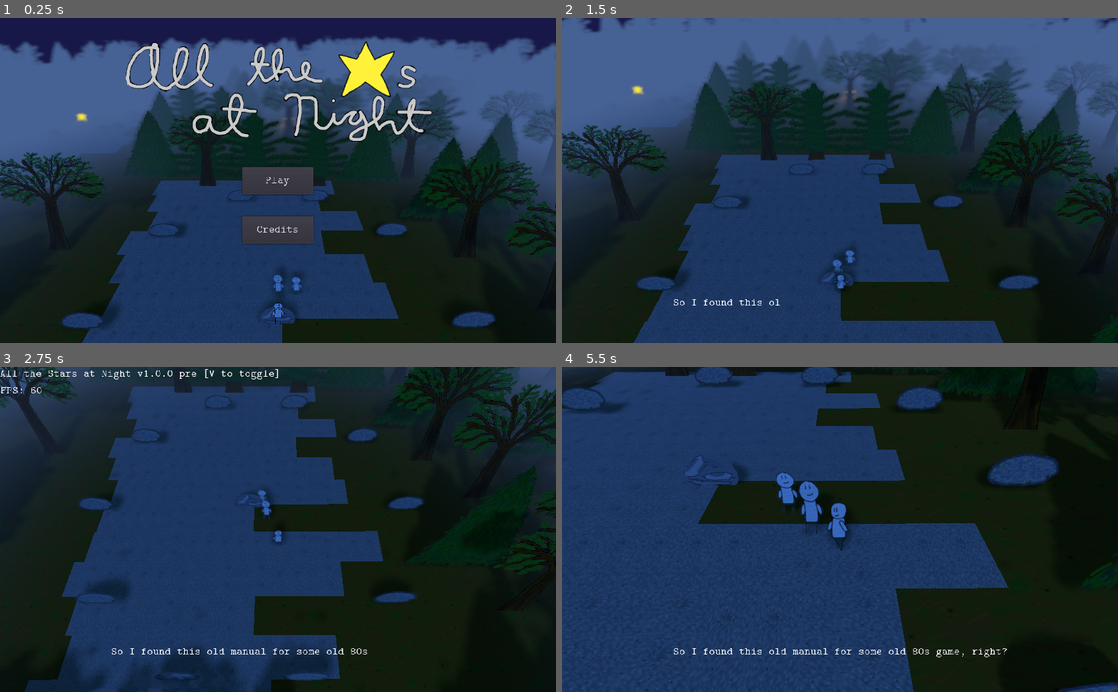
Above: before the commit, frames 1-4 (two rows, left to right).
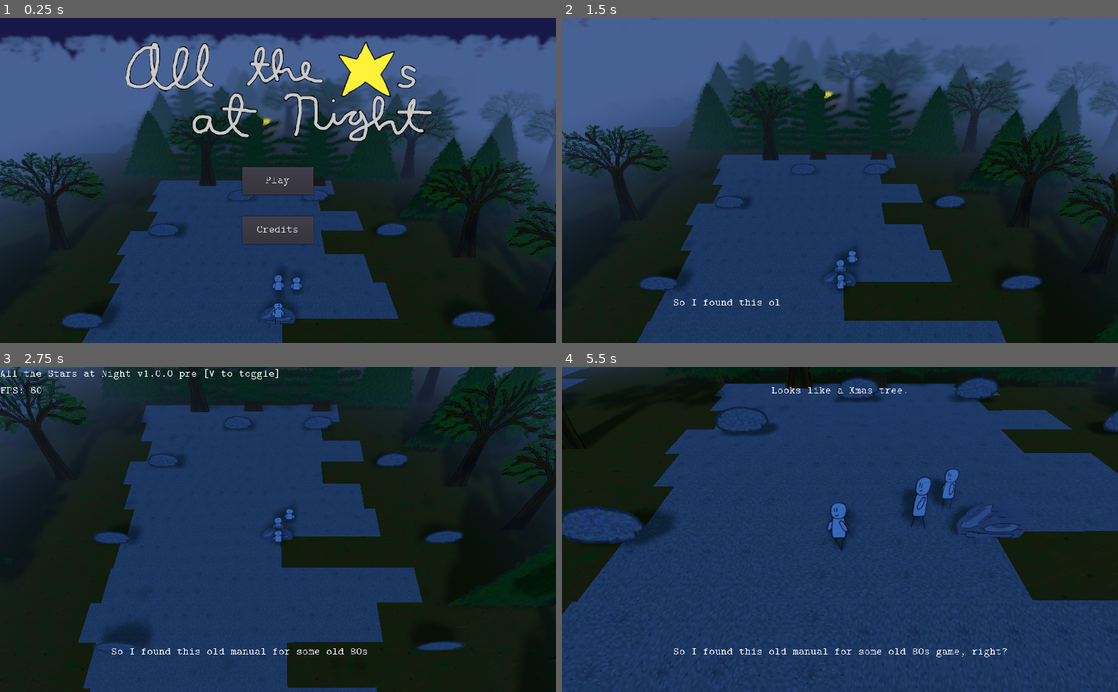
Above: after the commit, the same moments.

Repository: Schoperation/AllTheStarsAtNight
Game: Godot game, scene res://world/World.tscn
The game is run twice, just before and just after one commit, with the same random seed, the same clock (stepped at 60 frames per second) and the same inputs.
Inputs (mouse positions are in pixels of both pictures, inside the frame that each line leads up to):
- Up to frame 1 (0.25 s): no input
- Up to frame 2 (1.5 s): click "Play" at 0.5 s; move the mouse to (962, 164) at 1.27 s; press the mouse at (962, 164) at 1.28 s; hold D (move_right) from 1.28 s (still down)
- Up to frame 3 (2.75 s): move the mouse to (166, 545) at 2.02 s; release D (move_right) at 2.03 s; release the mouse at (166, 545) at 2.03 s; hold S (move_down) from 2.03 s (still down); tap V (show_version) at 2.1 s
- Up to frame 4 (5.5 s): move the mouse to (706, 383) at 2.77 s; release S (move_down) at 2.78 s; hold D (move_right) 2.78-3.53 s; tap Mouse wheel up (zoom_in) at 2.85 s; click (706, 383) at 2.92 s; move the mouse to (812, 594) at 3.52 s; hold W (move_up) 3.53-4.28 s; tap Mouse wheel down (zoom_out) at 3.6 s; click (812, 594) at 3.67 s; move the mouse to (1006, 578) at 4.27 s; press the mouse at (1006, 578) at 4.28 s; hold A (move_left) from 4.28 s (still down); move the mouse to (673, 480) at 5.02 s; release the mouse at (673, 480) at 5.03 s; tap V (show_version) at 5.1 s

The runs differ from the first frame. In frame 1, 2.3% of the frame differs, in the area x 0-100%, y 4-85%; in frame 2, 4.4%; in frame 3, 26%; in frame 4, 45%, in the area x 0-100%, y 0-100%.

Commit message:
Added follower animations, and world border

Diff:
--- a/follower/Follower.gd
+++ b/follower/Follower.gd
@@ -38,6 +38,8 @@
 			translate(Vector3(travelX, 0, 0))
 		if abs(distanceZ) > 3:
 			translate(Vector3(0, 0, travelZ))
+
+		changeOrientation(travelX, travelZ)
 	else:
 		var distance2Z = otherFollower.transform.origin.z - self.transform.origin.z
 		var distance2X = otherFollower.transform.origin.x - self.transform.origin.x
@@ -49,3 +51,30 @@
 			translate(Vector3(travel2X, 0, 0))
 		if abs(distance2Z) > 3:
 			translate(Vector3(0, 0, travel2Z))
+
+		changeOrientation(travel2X, travel2Z)
+
+
+# Changes animation
+func changeOrientation(travelX, travelZ):
+	if abs(travelX) < 0.10 and abs(travelZ) < 0.10:
+		# Standing still based on previous animation
+		match $AnimatedSprite3D.animation:
+			"walk_side":
+				$AnimatedSprite3D.animation = "idle_side"
+			"walk_front":
+				$AnimatedSprite3D.animation = "idle_front"
+			"walk_back":
+				$AnimatedSprite3D.animation = "idle_back"
+	elif abs(travelX) > abs(travelZ):
+		if travelX > 0:
+			$AnimatedSprite3D.animation = "walk_side"
+			$AnimatedSprite3D.flip_h = false
+		else:
+			$AnimatedSprite3D.animation = "walk_side"
+			$AnimatedSprite3D.flip_h = true
+	elif abs(travelZ) > abs(travelX):
+		if travelZ > 0:
+			$AnimatedSprite3D.animation = "walk_front"
+		else:
+			$AnimatedSprite3D.animation = "walk_back"
--- a/follower/Follower.tscn
+++ b/follower/Follower.tscn
@@ -1,17 +1,68 @@
-[gd_scene load_steps=6 format=2]
+[gd_scene load_steps=27 format=2]
 
-[ext_resource path="res://assets/people/follower.png" type="Texture" id=1]
+[ext_resource path="res://assets/people/follower/follower_walk_side_3.png" type="Texture" id=1]
 [ext_resource path="res://follower/Follower.gd" type="Script" id=2]
 [ext_resource path="res://sound/talk.ogg" type="AudioStream" id=3]
+[ext_resource path="res://assets/people/follower/follower_idle_front_2.png" type="Texture" id=4]
+[ext_resource path="res://assets/people/follower/follower_walk_back_3.png" type="Texture" id=5]
+[ext_resource path="res://assets/people/follower/follower_walk_side_5.png" type="Texture" id=6]
+[ext_resource path="res://assets/people/follower/follower_walk_side_2.png" type="Texture" id=7]
+[ext_resource path="res://assets/people/follower/follower_walk_front_4.png" type="Texture" id=8]
+[ext_resource path="res://assets/people/player.png" type="Texture" id=9]
+[ext_resource path="res://assets/people/follower/follower_walk_back_2.png" type="Texture" id=10]
+[ext_resource path="res://assets/people/follower/follower_idle_side.png" type="Texture" id=11]
+[ext_resource path="res://assets/people/follower/follower_walk_front_1.png" type="Texture" id=12]
+[ext_resource path="res://assets/people/follower/follower_idle_back_1.png" type="Texture" id=13]
+[ext_resource path="res://assets/people/follower/follower_walk_back_4.png" type="Texture" id=14]
+[ext_resource path="res://assets/people/follower/follower_idle_back_2.png" type="Texture" id=15]
+[ext_resource path="res://assets/people/follower/follower_idle_front_1.png" type="Texture" id=16]
+[ext_resource path="res://assets/people/follower/follower_idle_side_2.png" type="Texture" id=17]
+[ext_resource path="res://assets/people/follower/follower_walk_front_2.png" type="Texture" id=18]
+[ext_resource path="res://assets/people/follower/follower_walk_back_1.png" type="Texture" id=19]
+[ext_resource path="res://assets/people/follower/follower_walk_front_3.png" type="Texture" id=20]
+[ext_resource path="res://assets/people/follower/follower_idle_back.png" type="Texture" id=21]
+[ext_resource path="res://assets/people/follower/follower_idle_side_1.png" type="Texture" id=22]
+[ext_resource path="res://assets/people/follower/follower_walk_side_4.png" type="Texture" id=23]
+[ext_resource path="res://assets/people/follower/follower_idle_front.png" type="Texture" id=24]
 
 [sub_resource type="BoxShape" id=1]
 extents = Vector3( 1.14223, 2.90135, 0.152363 )
 
 [sub_resource type="SpriteFrames" id=2]
 animations = [ {
-"frames": [ ExtResource( 1 ) ],
+"frames": [ ExtResource( 9 ) ],
 "loop": true,
 "name": "default",
+"speed": 5.0
+}, {
+"frames": [ ExtResource( 21 ), ExtResource( 19 ), ExtResource( 10 ), ExtResource( 19 ), ExtResource( 21 ), ExtResource( 5 ), ExtResource( 14 ), ExtResource( 5 ) ],
+"loop": true,
+"name": "walk_back",
+"speed": 10.0
+}, {
+"frames": [ ExtResource( 21 ), ExtResource( 13 ), ExtResource( 15 ), ExtResource( 13 ) ],
+"loop": true,
+"name": "idle_back",
+"speed": 5.0
+}, {
+"frames": [ ExtResource( 24 ), ExtResource( 16 ), ExtResource( 4 ), ExtResource( 16 ) ],
+"loop": true,
+"name": "idle_front",
+"speed": 5.0
+}, {
+"frames": [ ExtResource( 11 ), ExtResource( 7 ), ExtResource( 1 ), ExtResource( 7 ), ExtResource( 11 ), ExtResource( 23 ), ExtResource( 6 ), ExtResource( 23 ) ],
+"loop": true,
+"name": "walk_side",
+"speed": 10.0
+}, {
+"frames": [ ExtResource( 24 ), ExtResource( 12 ), ExtResource( 18 ), ExtResource( 12 ), ExtResource( 24 ), ExtResource( 20 ), ExtResource( 8 ), ExtResource( 20 ) ],
+"loop": true,
+"name": "walk_front",
+"speed": 10.0
+}, {
+"frames": [ ExtResource( 11 ), ExtResource( 22 ), ExtResource( 17 ), ExtResource( 22 ) ],
+"loop": true,
+"name": "idle_side",
 "speed": 5.0
 } ]
 
@@ -27,6 +78,9 @@
 shaded = true
 alpha_cut = 2
 frames = SubResource( 2 )
+animation = "idle_front"
+frame = 2
+playing = true
 
 [node name="Voice" type="AudioStreamPlayer" parent="."]
 stream = ExtResource( 3 )
--- a/player/Player.tscn
+++ b/player/Player.tscn
@@ -1,6 +1,5 @@
-[gd_scene load_steps=26 format=2]
+[gd_scene load_steps=25 format=2]
 
-[ext_resource path="res://assets/people/player.png" type="Texture" id=1]
 [ext_resource path="res://player/PlayerMovement.gd" type="Script" id=2]
 [ext_resource path="res://assets/people/player/player_walk_back_1.png" type="Texture" id=3]
 [ext_resource path="res://assets/people/player/player_walk_back_2.png" type="Texture" id=4]
@@ -24,12 +23,12 @@
 [ext_resource path="res://assets/people/player/player_walk_front_2.png" type="Texture" id=22]
 [ext_resource path="res://assets/people/player/player_walk_front_3.png" type="Texture" id=23]
 
-[sub_resource type="BoxShape" id=1]
+[sub_resource type="BoxShape" id=3]
 extents = Vector3( 1.07322, 2.34728, 0.689479 )
 
-[sub_resource type="SpriteFrames" id=2]
+[sub_resource type="SpriteFrames" id=4]
 animations = [ {
-"frames": [ ExtResource( 1 ) ],
+"frames": [  ],
 "loop": true,
 "name": "default",
 "speed": 5.0
@@ -70,13 +69,13 @@
 
 [node name="CollisionShape" type="CollisionShape" parent="."]
 transform = Transform( 1, 0, 0, 0, 1, 0, 0, 0, 1, 0, 0, 0.183 )
-shape = SubResource( 1 )
+shape = SubResource( 3 )
 
 [node name="AnimatedSprite3D" type="AnimatedSprite3D" parent="."]
 transform = Transform( 1, 0, 0, 0, 0.900683, 0.434477, 0, -0.434477, 0.900683, 0, 0, 0 )
 shaded = true
 alpha_cut = 2
-frames = SubResource( 2 )
+frames = SubResource( 4 )
 animation = "idle_front"
-frame = 1
+frame = 3
 playing = true
--- a/player/PlayerMovement.gd
+++ b/player/PlayerMovement.gd
@@ -4,7 +4,7 @@
 var currentSpeed = 0
 var currentVel = Vector3()
 const GROUND_LEVEL = 2.35
-const THRESHOLD = 40
+const THRESHOLD = 2
 
 func _ready():
 	# Prevent their y from moving
@@ -70,12 +70,12 @@
 		transform.origin = Vector3(transform.origin.x, GROUND_LEVEL, transform.origin.z)
 
 	# Are we almost out of bounds?
-	"""
 	if abs(transform.origin.x) > get_node("../").worldWidth - THRESHOLD:
-		transform.origin = Vector3(-1 * transform.origin.x - sign(transform.origin.x) * 20, transform.origin.y, transform.origin.z)
+		#transform.origin = Vector3(-1 * transform.origin.x - sign(transform.origin.x) * 20, transform.origin.y, transform.origin.z)
+		transform.origin = Vector3(transform.origin.x - sign(transform.origin.x), transform.origin.y, transform.origin.z)
 	elif abs(transform.origin.z) > get_node("../").worldWidth - THRESHOLD:
-		transform.origin = Vector3(transform.origin.x, transform.origin.y, -1 * transform.origin.z - sign(transform.origin.x) * 20)
-	"""
+		#transform.origin = Vector3(transform.origin.x, transform.origin.y, -1 * transform.origin.z - sign(transform.origin.x) * 20)
+		transform.origin = Vector3(transform.origin.x, transform.origin.y, transform.origin.z - sign(transform.origin.z))
 
 # When we enter the game end body
 func _on_GameEnd_body_entered(body):
--- a/world/WorldGeneration.gd
+++ b/world/WorldGeneration.gd
@@ -5,7 +5,7 @@
 var chunkArray = []
 var rng = RandomNumberGenerator.new()
 export var numStars = 10
-export var worldSize = 4
+export var worldSize = 10
 var worldWidth = 0 # Used for fog in MapControls
 
 # Used in genWorld(size) to determine where to spawn chunks for a particular iteration
@@ -23,7 +23,7 @@
 	setupSpawnChunk()
 	genWorld(worldSize)
 	addStars(numStars)
-	self.worldWidth = 50 * worldSize
+	self.worldWidth = 50 * worldSize + 50
 
 	# Gotta do this on the root node of the world
 	get_tree().paused = true
@@ -166,7 +166,6 @@
 	var possibleIds = []
 	for i in range(chunkArray.size()):
 		possibleIds.append(i)
-	print(possibleIds.size())
 
 	# Now, for the ids we'll spawn stars in
 	var ids = []
Binary file added: assets/people/follower/follower_idle_back.png
Not shown, added: assets/people/follower/follower_idle_back.png.import
Binary file added: assets/people/follower/follower_idle_back_1.png
Not shown, added: assets/people/follower/follower_idle_back_1.png.import
Binary file added: assets/people/follower/follower_idle_back_2.png
Not shown, added: assets/people/follower/follower_idle_back_2.png.import
Binary file added: assets/people/follower/follower_idle_front.png
Not shown, added: assets/people/follower/follower_idle_front.png.import
Binary file added: assets/people/follower/follower_idle_front_1.png
Not shown, added: assets/people/follower/follower_idle_front_1.png.import
Binary file added: assets/people/follower/follower_idle_front_2.png
Not shown, added: assets/people/follower/follower_idle_front_2.png.import
(and 51 more such lines)
